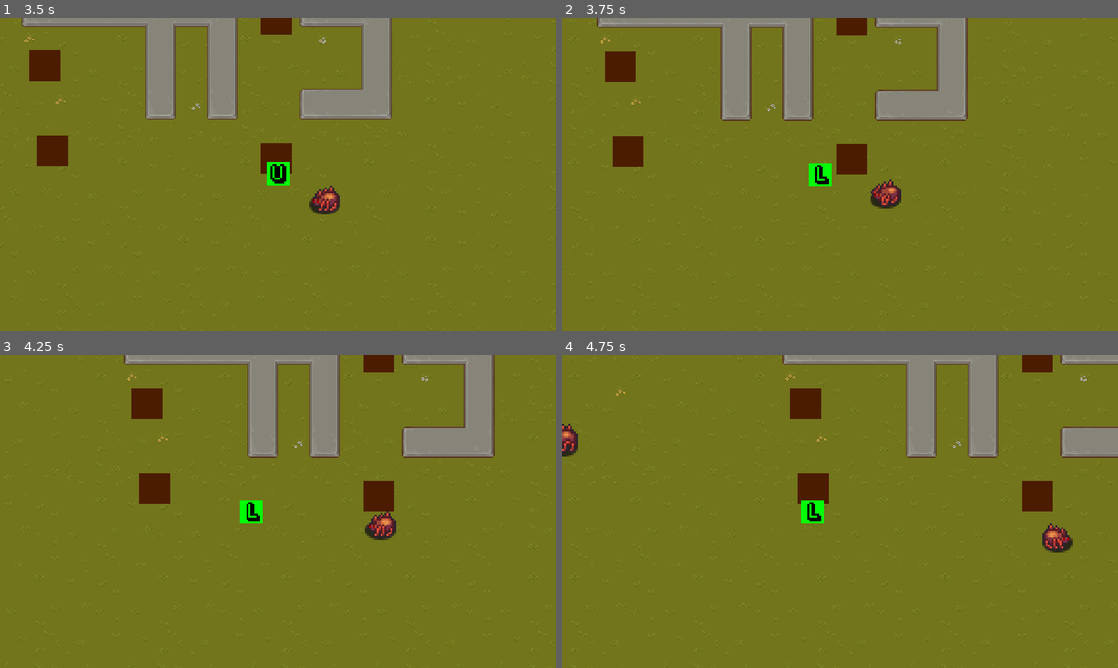
Above: before the commit, frames 1-4 (two rows, left to right).
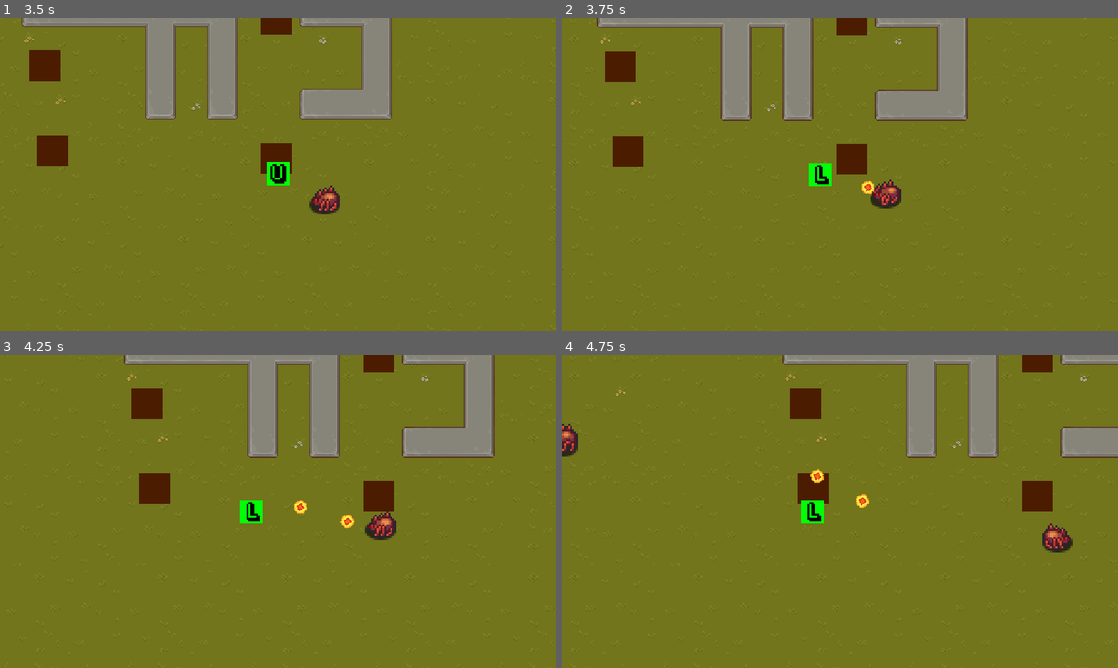
Above: after the commit, the same moments.

Repository: PotatoGolden76/rgda-game
Game: Godot game, scene res://Scenes/world.tscn
Two runs of this game, one before a commit and one after it. Both use one fixed random seed, a clock stepped at 60 frames per second and the inputs below.
Inputs:
- Up to frame 1 (3.5 s): hold D (right) 0.53-1.28 s; hold S (down) 1.28-2.03 s; hold D (right) 2.03-2.78 s; hold W (up) from 2.78 s (still down)
- Up to frame 2 (3.75 s): release W (up) at 3.53 s; hold A (left) from 3.53 s (still down)
- Up to frame 3 (4.25 s): keep holding A (left)
- Up to frame 4 (4.75 s): keep holding A (left)

Frame 1 is identical in both runs. In frame 2, less than 0.1% of the frame differs, in the area x 53-57%, y 52-57%; in frame 3, 0.2%; in frame 4, 0.2%, in the area x 44-56%, y 36-49%.

Commit message:
basic attack framework

Diff:
--- /dev/null
+++ b/Enemy/AttackController.gd
@@ -0,0 +1,39 @@
+extends Node2D
+
+@export
+var EnemyBullet:PackedScene = preload("res://Projectiles/_tempBullet/EnemyBullet.tscn")
+@onready
+var bulletTimer = $Timer
+@export
+var attackDone:bool = true
+@export
+var target:Vector2 = Vector2.ZERO
+
+func set_target(new_target):
+	target = new_target
+
+
+func spawn_bullet():
+	var bullet = EnemyBullet.instantiate()
+	get_tree().current_scene.add_child(bullet)
+	bullet.global_position = self.global_position
+
+	var bullet_rotation = self.global_position.direction_to(target).angle()
+	bullet.rotation = bullet_rotation
+
+
+
+func burst_attack(no_bullets:int, pre_delay:float, time_between_shots:float, post_delay:float):
+	attackDone = false
+
+	bulletTimer.start(pre_delay)
+	await bulletTimer.timeout
+
+	for i in no_bullets:
+		spawn_bullet()
+		bulletTimer.start(time_between_shots)
+		await bulletTimer.timeout
+
+	bulletTimer.start(post_delay)
+	await bulletTimer.timeout
+	attackDone = true
--- /dev/null
+++ b/Enemy/AttackController.tscn
@@ -0,0 +1,10 @@
+[gd_scene load_steps=2 format=3 uid="uid://m4plp0p7bul0"]
+
+[ext_resource type="Script" path="res://Enemy/AttackController.gd" id="1_kupp5"]
+
+[node name="AttackController" type="Node2D"]
+script = ExtResource("1_kupp5")
+
+[node name="Timer" type="Timer" parent="."]
+wait_time = 0.3
+one_shot = true
--- a/Enemy/_tempSpider/spider.gd
+++ b/Enemy/_tempSpider/spider.gd
@@ -32,6 +32,8 @@
 var playerDetectionZone = $PlayerDetectionZone
 @onready
 var wanderController = $WanderController
+@onready
+var attackController = $AttackController
 
 func _physics_process(delta):
 	velocity = knockback.move_toward(Vector2.ZERO, kb_friction * delta)
@@ -83,6 +85,11 @@
 
 				velocity = velocity.move_toward(player_direction * CHASE_MAX_SPEED, ACCELERATION * delta)
 
+				attackController.set_target(player.global_position)
+
+				if attackController.attackDone:
+					attackController.burst_attack(3, 1, 0.2, 0)
+
 			else:
 				state = IDLE
 
--- a/Projectiles/_tempBullet/Bullet.tscn
+++ /dev/null
@@ -1,61 +0,0 @@
-[gd_scene load_steps=9 format=3 uid="uid://d33a3ey2ebtwd"]
-
-[ext_resource type="Texture2D" uid="uid://bcxacnaed5k55" path="res://Projectiles/_tempBullet/_tempBullet1.png" id="1_bxcc5"]
-
-[sub_resource type="AtlasTexture" id="AtlasTexture_froq5"]
-atlas = ExtResource("1_bxcc5")
-region = Rect2(0, 0, 16, 16)
-
-[sub_resource type="AtlasTexture" id="AtlasTexture_qehij"]
-atlas = ExtResource("1_bxcc5")
-region = Rect2(16, 0, 16, 16)
-
-[sub_resource type="AtlasTexture" id="AtlasTexture_sjeyk"]
-atlas = ExtResource("1_bxcc5")
-region = Rect2(32, 0, 16, 16)
-
-[sub_resource type="AtlasTexture" id="AtlasTexture_h87o5"]
-atlas = ExtResource("1_bxcc5")
-region = Rect2(48, 0, 16, 16)
-
-[sub_resource type="AtlasTexture" id="AtlasTexture_qecvf"]
-atlas = ExtResource("1_bxcc5")
-region = Rect2(64, 0, 16, 16)
-
-[sub_resource type="SpriteFrames" id="SpriteFrames_kcxdp"]
-animations = [{
-"frames": [{
-"duration": 1.0,
-"texture": SubResource("AtlasTexture_froq5")
-}, {
-"duration": 1.0,
-"texture": SubResource("AtlasTexture_qehij")
-}, {
-"duration": 1.0,
-"texture": SubResource("AtlasTexture_sjeyk")
-}, {
-"duration": 1.0,
-"texture": SubResource("AtlasTexture_h87o5")
-}, {
-"duration": 1.0,
-"texture": SubResource("AtlasTexture_qecvf")
-}],
-"loop": true,
-"name": &"default",
-"speed": 15.0
-}]
-
-[sub_resource type="CircleShape2D" id="CircleShape2D_cdght"]
-radius = 8.0
-
-[node name="Bullet" type="CharacterBody2D"]
-collision_layer = 9
-collision_mask = 9
-
-[node name="AnimatedSprite2D" type="AnimatedSprite2D" parent="."]
-sprite_frames = SubResource("SpriteFrames_kcxdp")
-frame_progress = 0.254343
-
-[node name="CollisionShape2D" type="CollisionShape2D" parent="."]
-scale = Vector2(0.75, 0.75)
-shape = SubResource("CircleShape2D_cdght")
--- /dev/null
+++ b/Projectiles/_tempBullet/EnemyBullet.gd
@@ -0,0 +1,22 @@
+extends Area2D
+
+@export
+var SPEED:int = 300
+
+# Called every frame. 'delta' is the elapsed time since the previous frame.
+func _physics_process(delta):
+	var direction = Vector2.RIGHT.rotated(rotation)
+	global_position += SPEED * direction * delta
+
+func destroy():
+	# TODO: add SFX and death VFX
+	queue_free()
+
+func _on_area_entered(_area):
+	destroy()
+
+func _on_body_entered(_body):
+	destroy()
+
+func _on_visible_on_screen_notifier_2d_screen_exited():
+	queue_free()
--- /dev/null
+++ b/Projectiles/_tempBullet/EnemyBullet.tscn
@@ -0,0 +1,71 @@
+[gd_scene load_steps=11 format=3 uid="uid://ck7v86lb82hon"]
+
+[ext_resource type="PackedScene" uid="uid://cgt1nf5dr404j" path="res://Overlap/Hitbox.tscn" id="1_8j1po"]
+[ext_resource type="Texture2D" uid="uid://bcxacnaed5k55" path="res://Projectiles/_tempBullet/_tempBullet1.png" id="2_cpife"]
+[ext_resource type="Script" path="res://Projectiles/_tempBullet/EnemyBullet.gd" id="2_l80gt"]
+
+[sub_resource type="AtlasTexture" id="AtlasTexture_3r61y"]
+atlas = ExtResource("2_cpife")
+region = Rect2(0, 0, 16, 16)
+
+[sub_resource type="AtlasTexture" id="AtlasTexture_a1dto"]
+atlas = ExtResource("2_cpife")
+region = Rect2(16, 0, 16, 16)
+
+[sub_resource type="AtlasTexture" id="AtlasTexture_f0ogr"]
+atlas = ExtResource("2_cpife")
+region = Rect2(32, 0, 16, 16)
+
+[sub_resource type="AtlasTexture" id="AtlasTexture_y8c2v"]
+atlas = ExtResource("2_cpife")
+region = Rect2(48, 0, 16, 16)
+
+[sub_resource type="AtlasTexture" id="AtlasTexture_apu3h"]
+atlas = ExtResource("2_cpife")
+region = Rect2(64, 0, 16, 16)
+
+[sub_resource type="SpriteFrames" id="SpriteFrames_w3hhw"]
+animations = [{
+"frames": [{
+"duration": 1.0,
+"texture": SubResource("AtlasTexture_3r61y")
+}, {
+"duration": 1.0,
+"texture": SubResource("AtlasTexture_a1dto")
+}, {
+"duration": 1.0,
+"texture": SubResource("AtlasTexture_f0ogr")
+}, {
+"duration": 1.0,
+"texture": SubResource("AtlasTexture_y8c2v")
+}, {
+"duration": 1.0,
+"texture": SubResource("AtlasTexture_apu3h")
+}],
+"loop": true,
+"name": &"default",
+"speed": 15.0
+}]
+
+[sub_resource type="CircleShape2D" id="CircleShape2D_shwnv"]
+radius = 8.0
+
+[node name="Hitbox" groups=["Projectiles"] instance=ExtResource("1_8j1po")]
+collision_layer = 5
+collision_mask = 5
+script = ExtResource("2_l80gt")
+
+[node name="AnimatedSprite2D" type="AnimatedSprite2D" parent="." index="0"]
+sprite_frames = SubResource("SpriteFrames_w3hhw")
+frame = 2
+frame_progress = 0.434461
+
+[node name="CollisionShape2D" parent="." index="1"]
+scale = Vector2(0.75, 0.75)
+shape = SubResource("CircleShape2D_shwnv")
+
+[node name="VisibleOnScreenNotifier2D" type="VisibleOnScreenNotifier2D" parent="." index="2"]
+
+[connection signal="area_entered" from="." to="." method="_on_area_entered"]
+[connection signal="body_entered" from="." to="." method="_on_body_entered"]
+[connection signal="screen_exited" from="VisibleOnScreenNotifier2D" to="." method="_on_visible_on_screen_notifier_2d_screen_exited"]
--- a/Scenes/spider.tscn
+++ b/Scenes/spider.tscn
@@ -6,6 +6,7 @@
 [ext_resource type="PackedScene" uid="uid://cn8qgbs33xrk3" path="res://Overlap/Hurtbox.tscn" id="3_t2u8j"]
 [ext_resource type="PackedScene" uid="uid://orqaxby5dny4" path="res://Enemy/player_detection_zone.tscn" id="5_rcbkl"]
 [ext_resource type="PackedScene" uid="uid://blal8w5nlkync" path="res://Enemy/WanderController.tscn" id="6_po8u1"]
+[ext_resource type="PackedScene" uid="uid://m4plp0p7bul0" path="res://Enemy/AttackController.tscn" id="7_kd7h2"]
 
 [sub_resource type="Animation" id="Animation_78y51"]
 resource_name = "Idle Down"
@@ -260,6 +261,8 @@
 
 [node name="WanderController" parent="." instance=ExtResource("6_po8u1")]
 
+[node name="AttackController" parent="." instance=ExtResource("7_kd7h2")]
+
 [connection signal="area_entered" from="Hurtbox" to="." method="_on_hurtbox_area_entered"]
 
 [editable path="Hurtbox"]
Not shown: 1 places in Scenes/spider.tscn that only renumber resources
